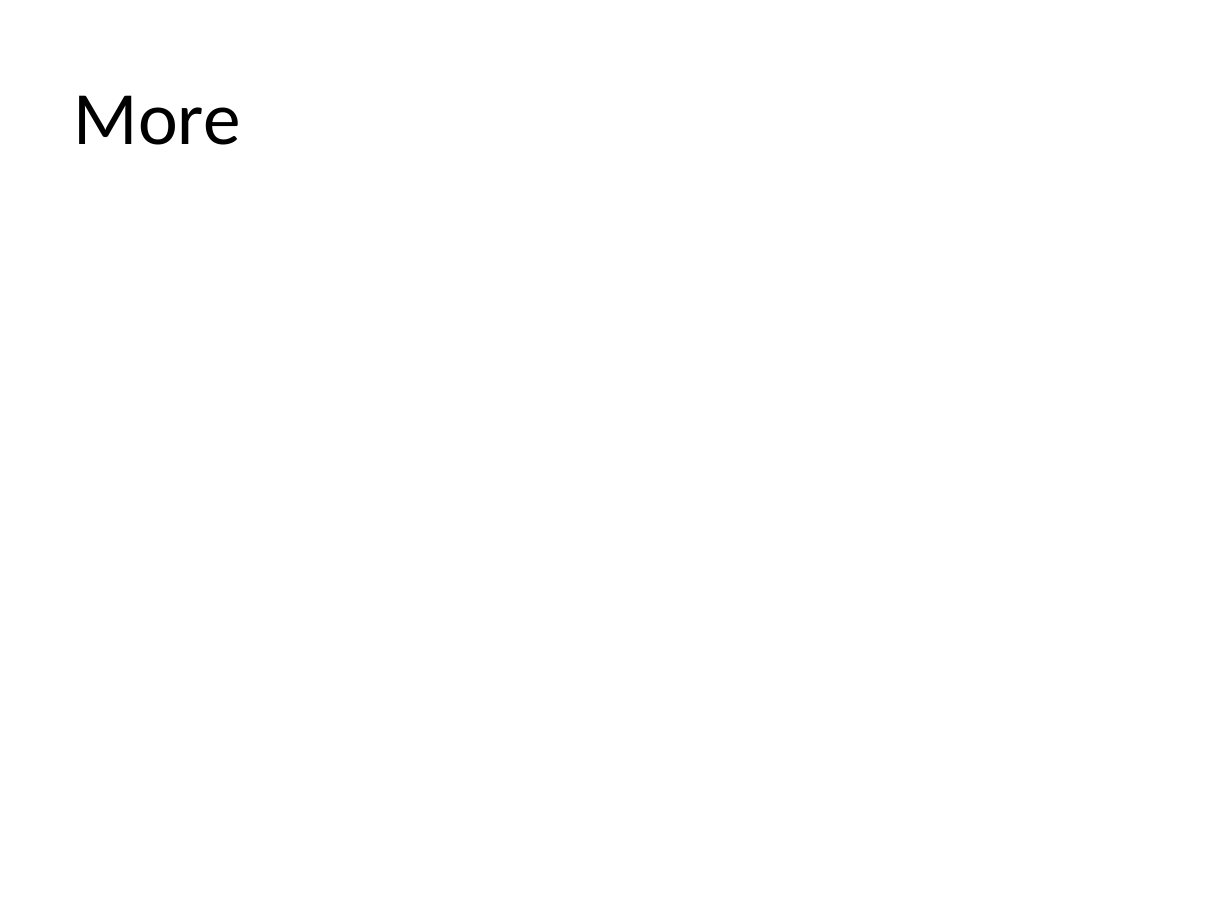
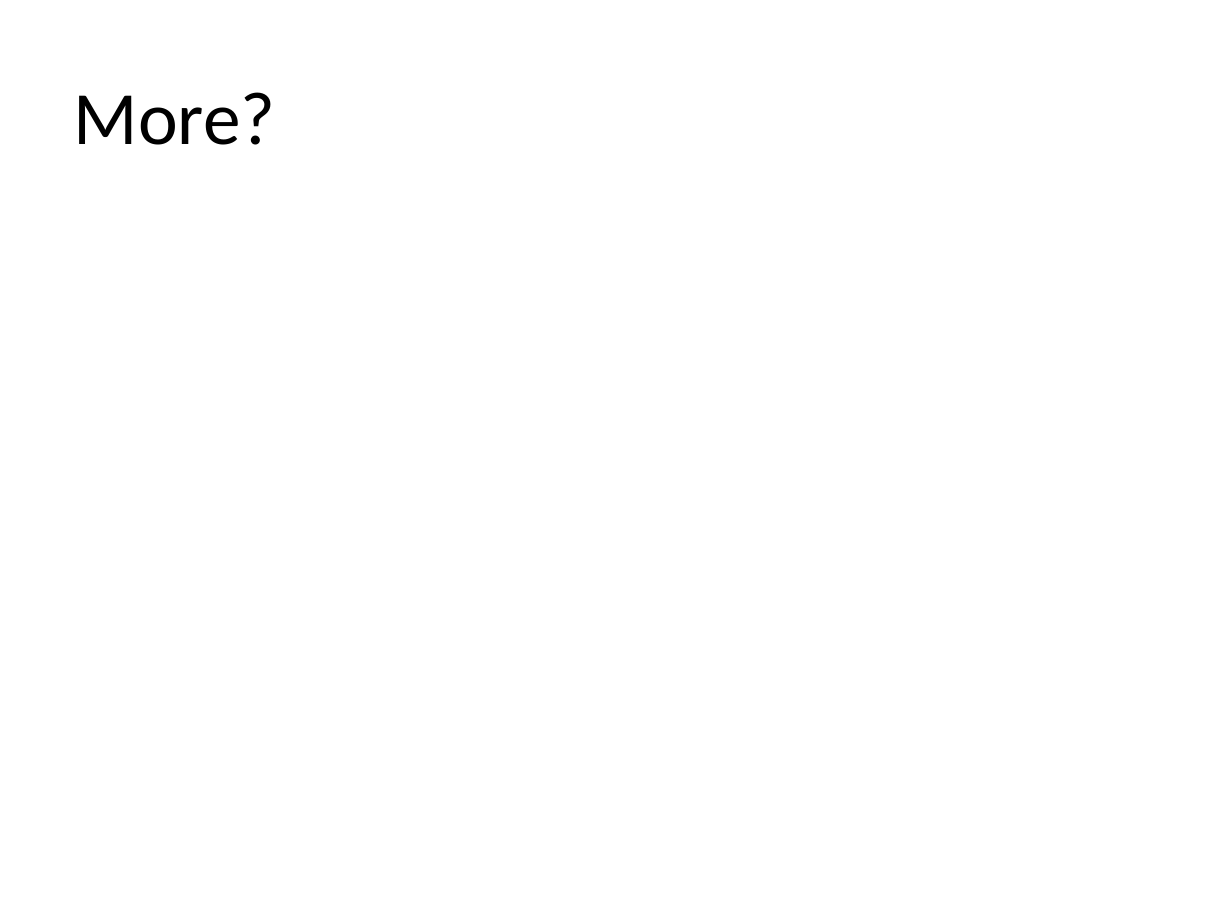
Before and after one commit to gastonwu/cgithub, a slide deck: slide 8 of _release/bitmap/BitMap介绍&应用.pptx (slide 6 before the commit). Drawn at 1232x924 pixels with LibreOffice and Linux fonts; fonts in the diff are those of the drawing. Boxes give left, top, right and bottom in pixels: in the first picture for what was removed or moved away, otherwise in the second. Text is boxed around its words. In the diff, an @@ line names an element or a change of style, - is before the commit and + after.

```diff
--- a/_release/bitmap/BitMap介绍&应用.pptx
+++ b/_release/bitmap/BitMap介绍&应用.pptx
@@ title at box(74, 92, 276, 145): text changed @@
-More
+More?
```
Also in this commit, not shown: 3 other slides changed, 4 slides added, 1 slide removed, 5 other files.
